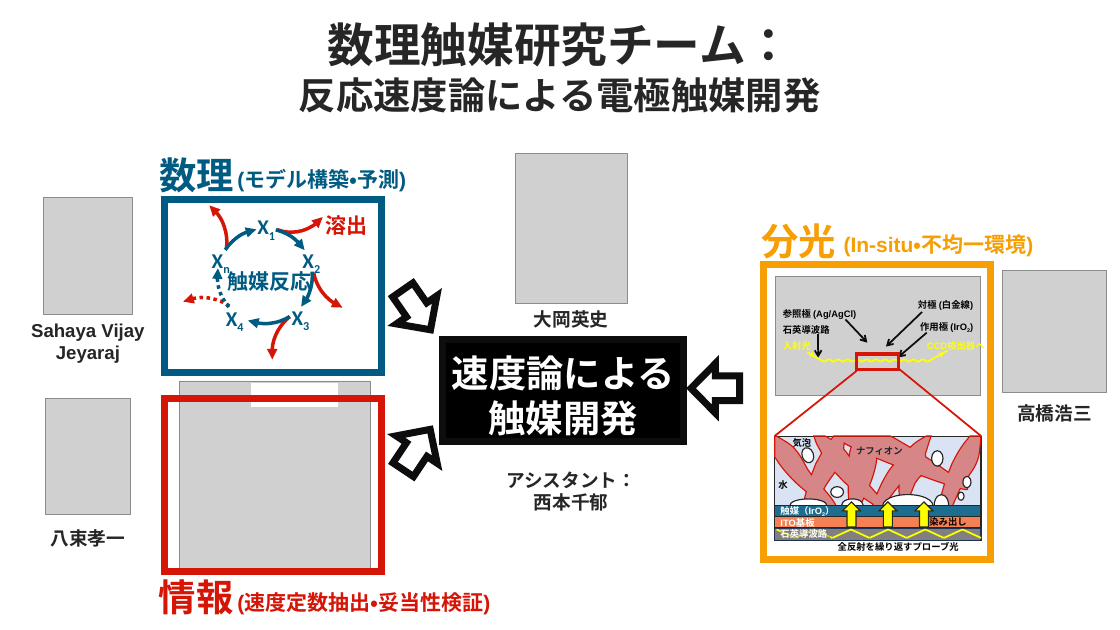
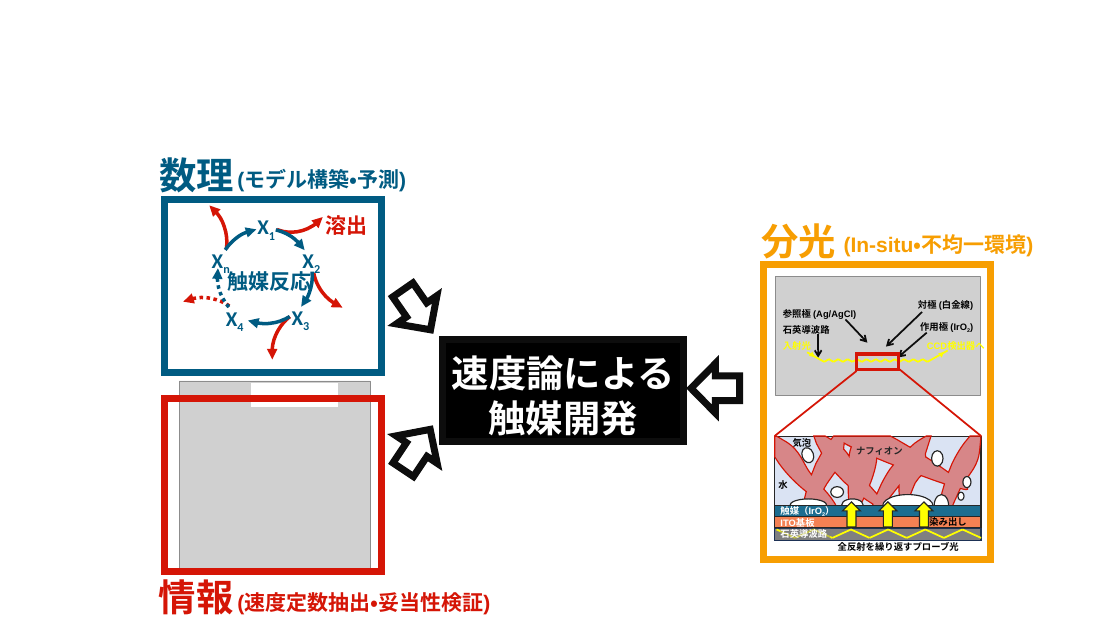
Before and after one commit to mathcatlab/hp, a slide deck: slide 2 of images/Team_Intro_Slide.pptx (slide 1 before the commit). Drawn at 1120x630 pixels with LibreOffice and Linux fonts; fonts in the diff are those of the drawing; grey boxes stand for pictures. Boxes give left, top, right and bottom in pixels: in the first picture for what was removed or moved away, otherwise in the second. Text is boxed around its words. In the diff, an @@ line names an element or a change of style, - is before the commit and + after.

```diff
--- a/images/Team_Intro_Slide.pptx
+++ b/images/Team_Intro_Slide.pptx
@@ title removed at (x1=328, y1=22, x2=793, y2=67) @@
-数理触媒研究チーム：
@@ text removed at (x1=299, y1=77, x2=821, y2=113) @@
-反応速度論による電極触媒開発
@@ picture removed at (x1=516, y1=154, x2=628, y2=304) @@
@@ picture removed at (x1=44, y1=198, x2=132, y2=315) @@
@@ picture removed at (x1=1002, y1=271, x2=1107, y2=392) @@
@@ text removed at (x1=31, y1=323, x2=144, y2=363) @@
-Sahaya Vijay Jeyaraj
@@ text removed at (x1=534, y1=310, x2=608, y2=328) @@
-大岡英史
@@ picture removed at (x1=45, y1=398, x2=130, y2=515) @@
@@ text removed at (x1=1017, y1=404, x2=1091, y2=422) @@
-高橋浩三
@@ text removed at (x1=506, y1=471, x2=635, y2=511) @@
-アシスタント：
-西本千郁
@@ text removed at (x1=51, y1=529, x2=125, y2=547) @@
-八束孝一
```
Also in this commit, not shown: 1 slide added, 26 other files.
